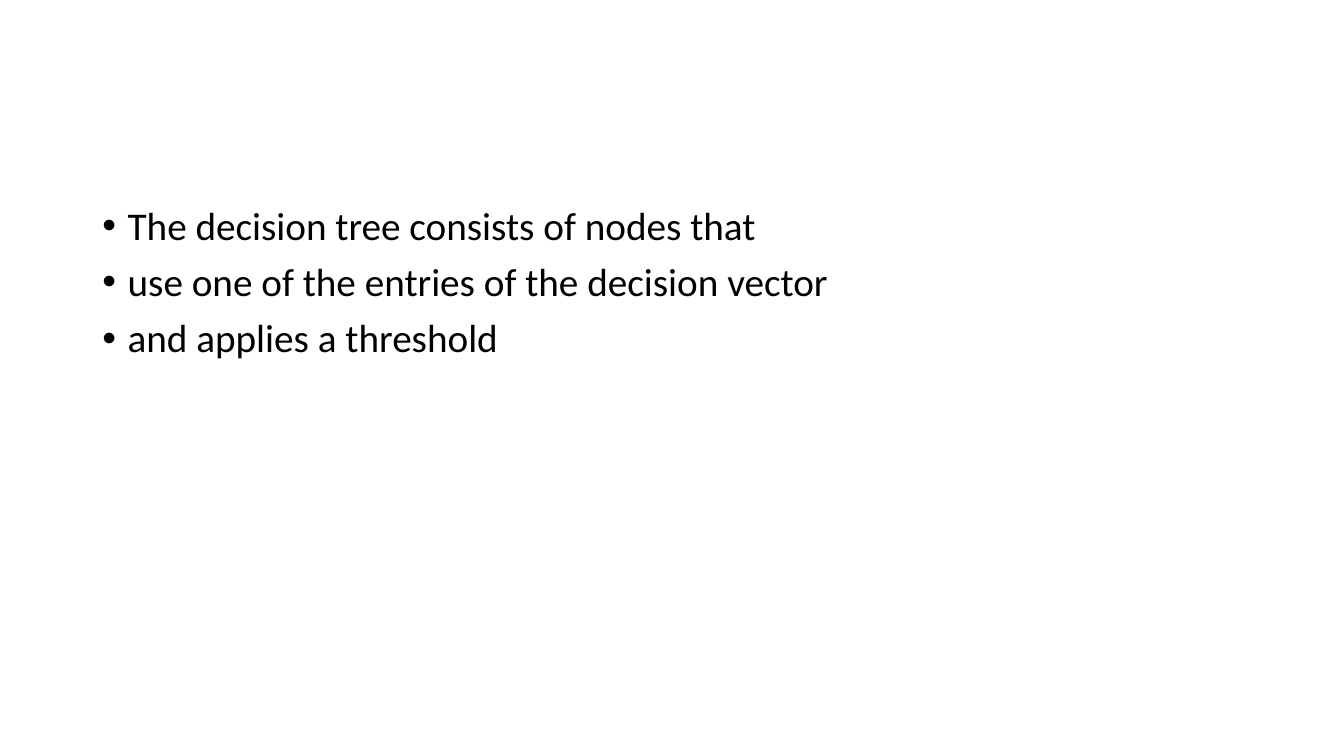
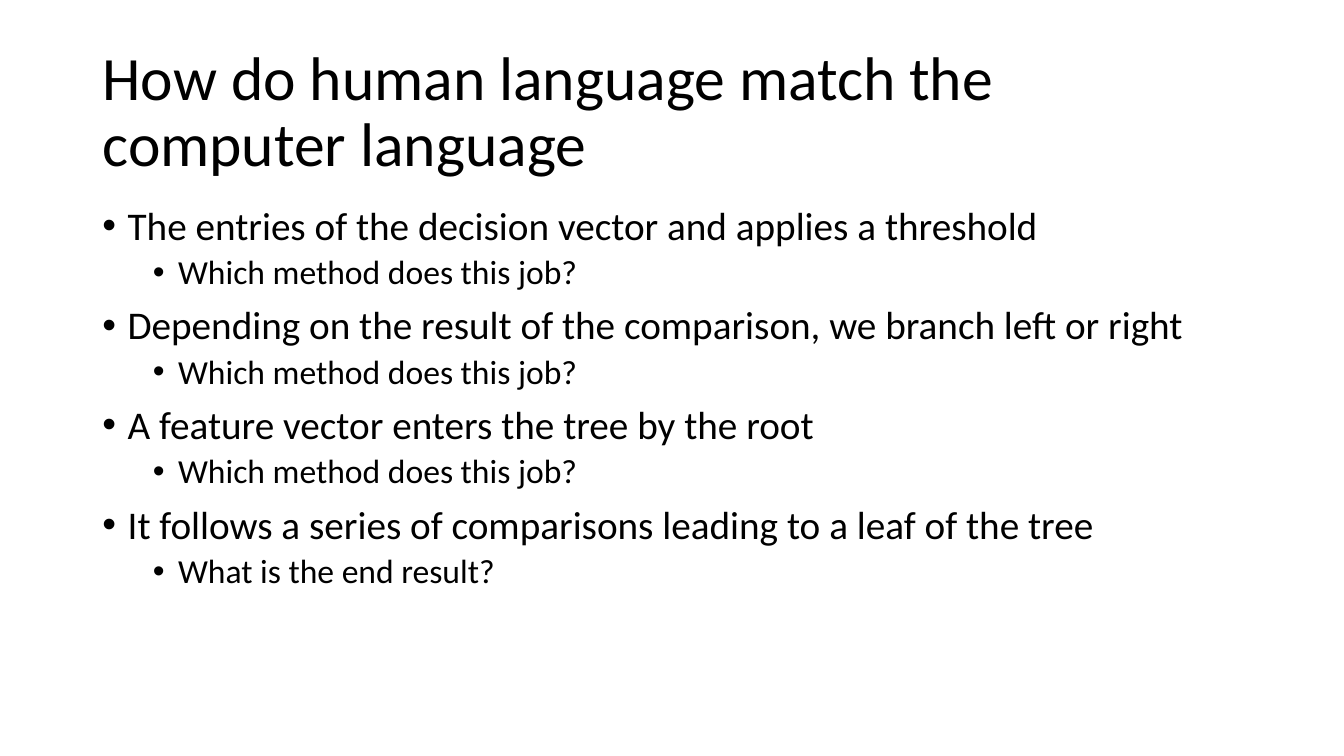
Before and after one commit to 2waybene/java4lucy, a slide deck: slide 13 of doc/meeting_11052020.pptx (slide 6 before the commit). Drawn at 1344x756 pixels with LibreOffice and Linux fonts; fonts in the diff are those of the drawing. Boxes give left, top, right and bottom in pixels: in the first picture for what was removed or moved away, otherwise in the second. Text is boxed around its words. In the diff, an @@ line names an element or a change of style, - is before the commit and + after.

```diff
--- a/doc/meeting_11052020.pptx
+++ b/doc/meeting_11052020.pptx
@@ title added at (102, 57, 993, 177), 44 pt, text #000000 @@
+How do human language match the computer language
@@ text at (128, 212, 1182, 584): text changed @@
-• The decision tree consists of nodes that
-• use one of the entries of the decision vector
-• and applies a threshold
+• The entries of the decision vector and applies a threshold
+  • Which method does this job?
+• Depending on the result of the comparison, we branch left or right
+  • Which method does this job?
+• A feature vector enters the tree by the root
+  • Which method does this job?
+• It follows a series of comparisons leading to a leaf of the tree
+  • What is the end result?
```
Also in this commit, not shown: 3 other slides changed, 12 slides added, 1 slide removed, 3 other files.
